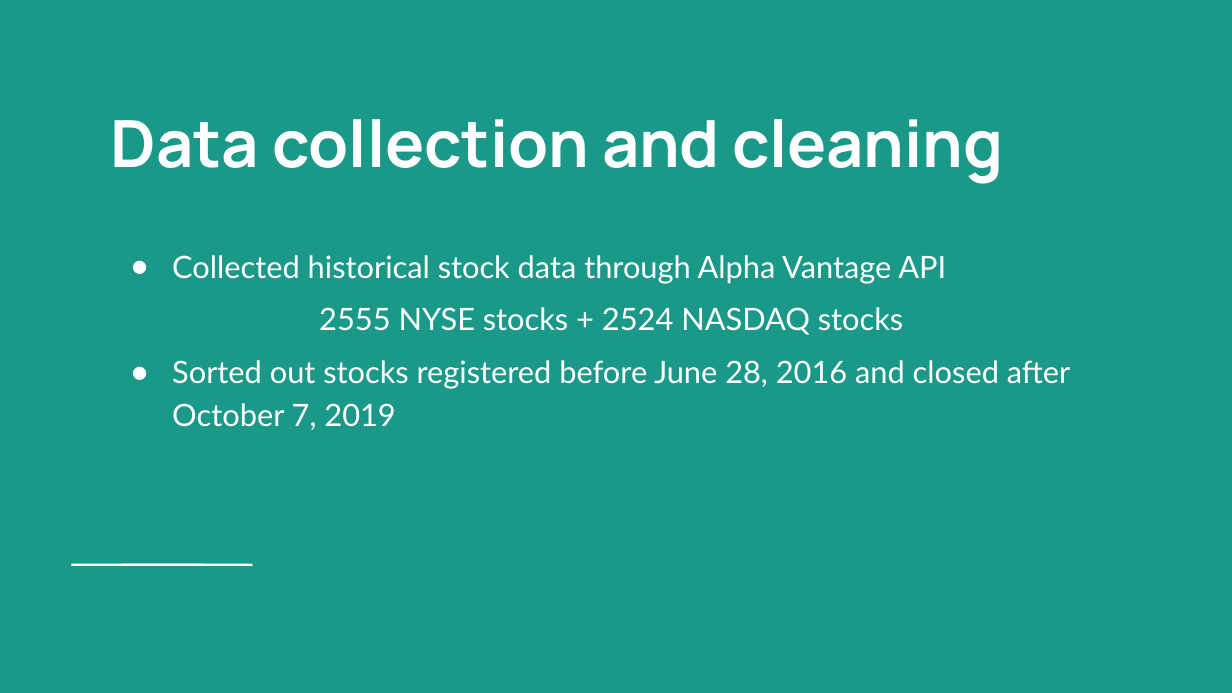
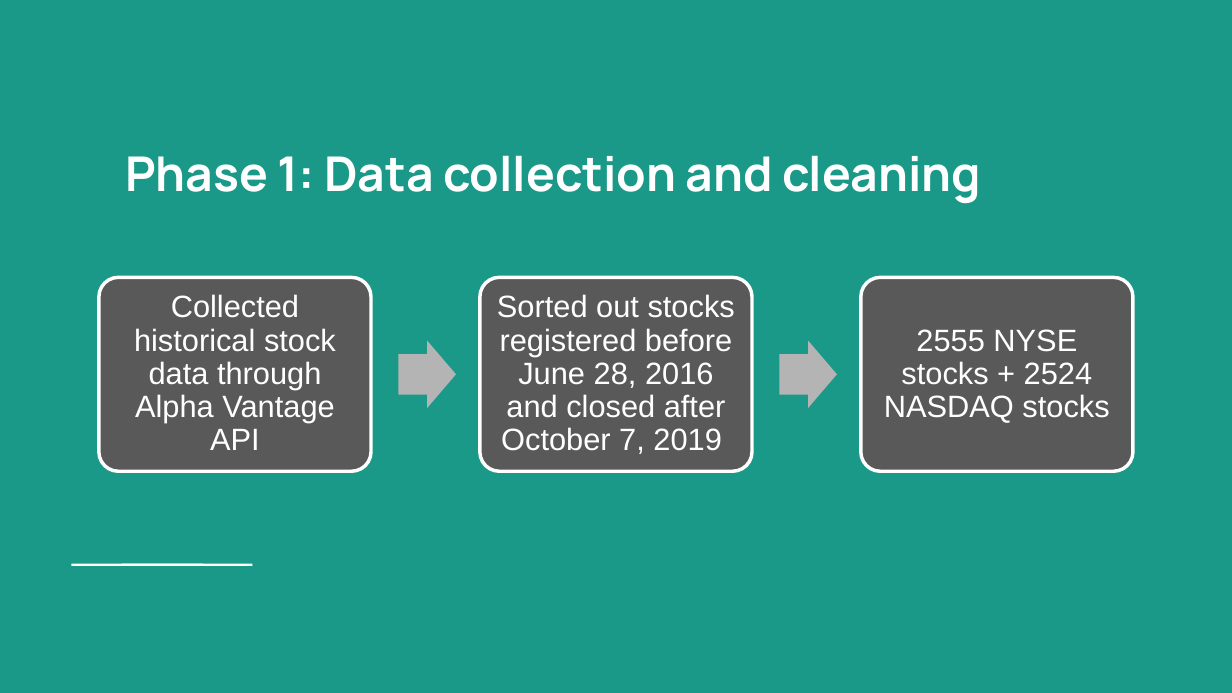
Before and after one commit to okcaiko-gmail/Fionastudy, a slide deck: slide 5 of Examination of Domestic Economic Impact of the US-China Trade War by Analyzing Stock Market Fluctuations with Unsupervised Machine Learning.pptx (slide 4 before the commit). Drawn at 1232x693 pixels with LibreOffice and Linux fonts; fonts in the diff are those of the drawing. Boxes give left, top, right and bottom in pixels: in the first picture for what was removed or moved away, otherwise in the second. Text is boxed around its words. In the diff, an @@ line names an element or a change of style, - is before the commit and + after.

```diff
--- a/Examination of Domestic Economic Impact of the US-China Trade War by Analyzing Stock Market Fluctuations with Unsupervised Machine Learning.pptx
+++ b/Examination of Domestic Economic Impact of the US-China Trade War by Analyzing Stock Market Fluctuations with Unsupervised Machine Learning.pptx
@@ title at [125, 155, 981, 204]: text changed; size 38 to 28 pt @@
-Data collection and cleaning
+Phase 1: Data collection and cleaning
@@ text at [172, 255, 946, 335]: paragraphs removed @@
-● Collected historical stock data through Alpha Vantage API
-                2555 NYSE stocks + 2524 NASDAQ stocks
@@ text "Sorted out stocks registered before ...": place and size @@
-text "Sorted out stocks registered before ..." at [172, 255, 1071, 430]
+text "Sorted out stocks registered before ..." at [497, 294, 735, 454]
@@ text "Sorted out stocks registered before ..." at [497, 294, 735, 454]: font Lato to Arial; alignment left to centre; bullet ● to none; list level 9 to 1 in "Sorted out stocks registered before ..."; line spacing 1.15 to 0.9; vertical alignment top to middle @@
@@ group added at [99, 277, 1133, 471]: 3 rounded rectangles, 2 texts, 2 right arrows @@
+Collected historical stock data through Alpha Vantage API
+2555 NYSE stocks + 2524 NASDAQ stocks
```
Also in this commit, not shown: 14 other slides changed, 6 slides added.
